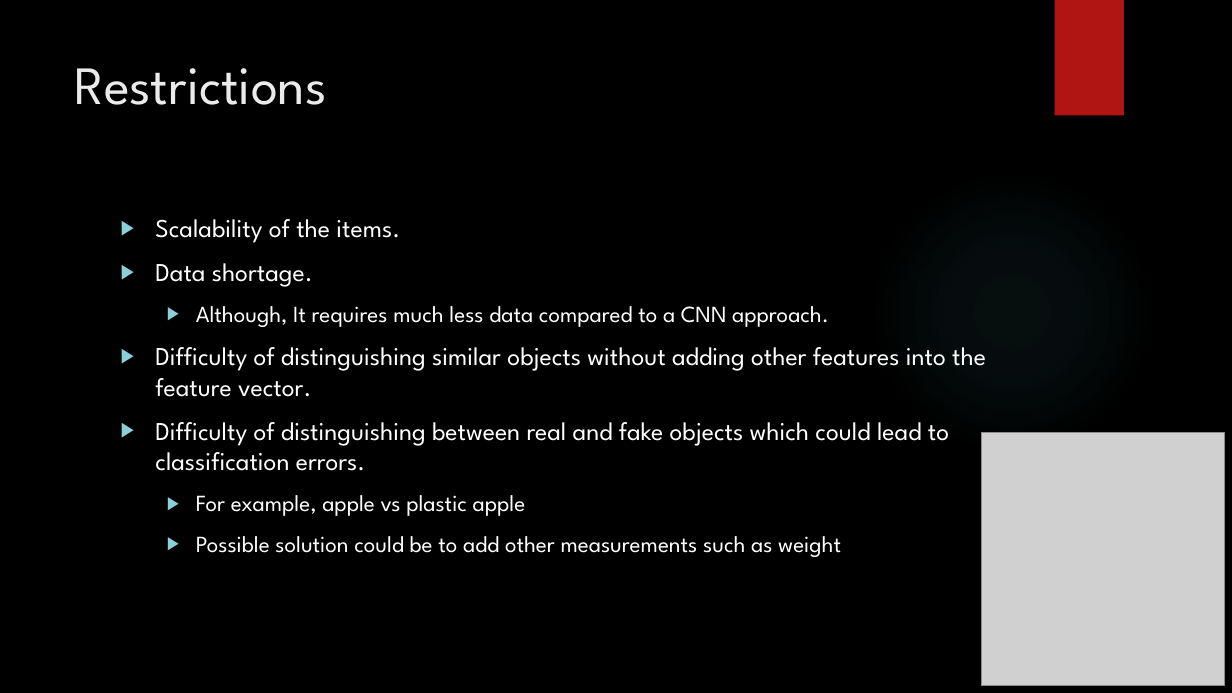
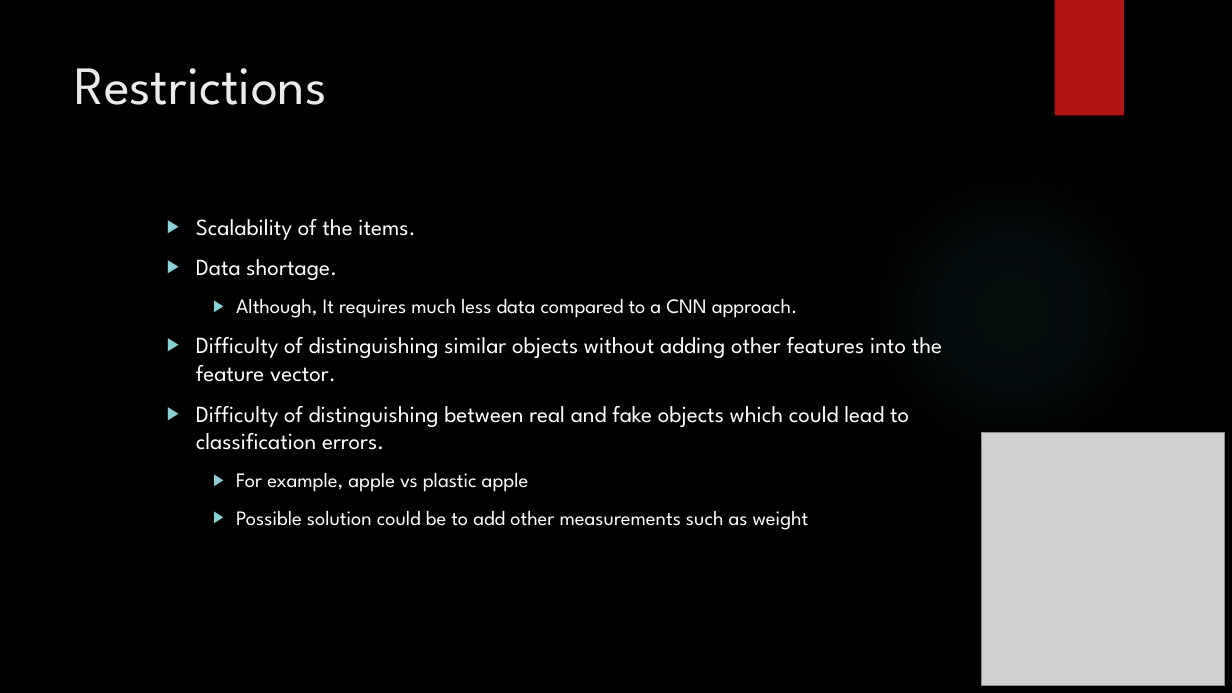
Before and after one commit to koko1996/Garbage_Classifier, a slide deck: slide 12 of Project_Presentation.pptx. Drawn at 1232x693 pixels with LibreOffice and Linux fonts; fonts in the diff are those of the drawing; grey boxes stand for pictures; background and template pictures are left out. Boxes give left, top, right and bottom in pixels: in the first picture for what was removed or moved away, otherwise in the second. Text is boxed around its words. In the diff, an @@ line names an element or a change of style, - is before the commit and + after.

```diff
--- a/Project_Presentation.pptx
+++ b/Project_Presentation.pptx
@@ text "Scalability of the items." at <box>196,219,942,530</box>: size 20 to 18 pt in "Scalability of the items.", "Data shortage.", "Difficulty of distinguishing similar objects without adding ...", "Difficulty of distinguishing between real and fake ..."; size 18 to 16 pt in "Although, It requires much less data compared ...", "For example, apple vs plastic apple", "Possible solution could be to add other ..."; list level 1 to 2 in "Scalability of the items."; list level 1 to 2 in "Data shortage."; list level 2 to 3 in "Although, It requires much less ..."; list level 1 to 2 in "Difficulty of distinguishing similar objects ..."; list level 1 to 2 in "Difficulty of distinguishing between real ..."; list level 2 to 3 in "For example, apple vs plastic ..."; list level 2 to 3 in "Possible solution could be to ..." @@
```
Also in this commit, not shown: 3 other files.
